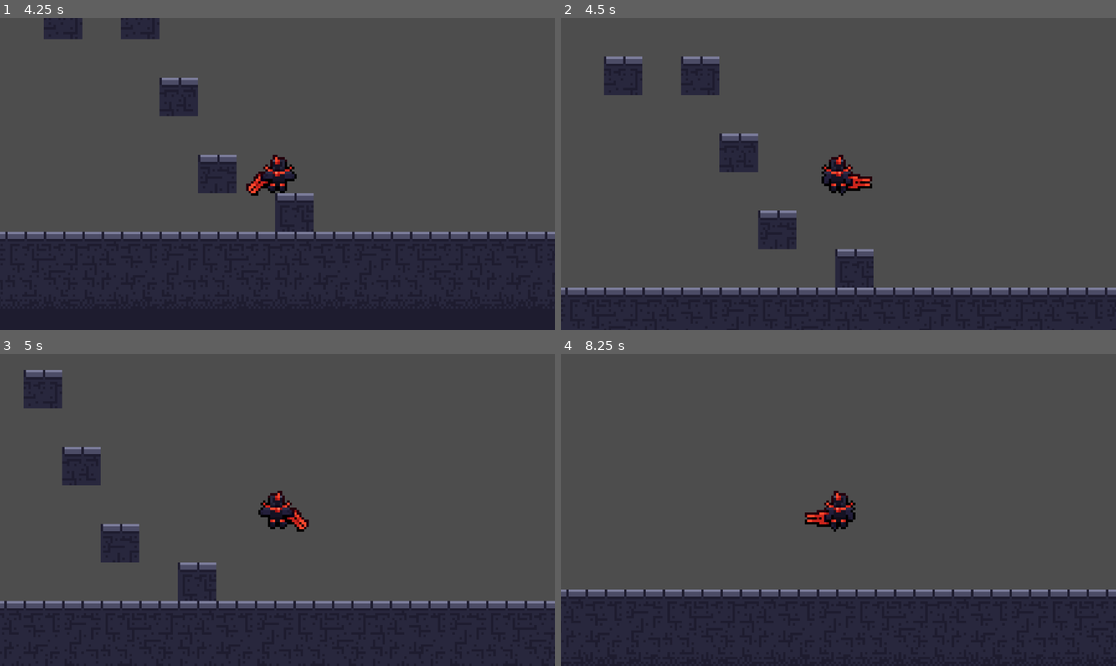
Above: before the commit, frames 1-4 (two rows, left to right).
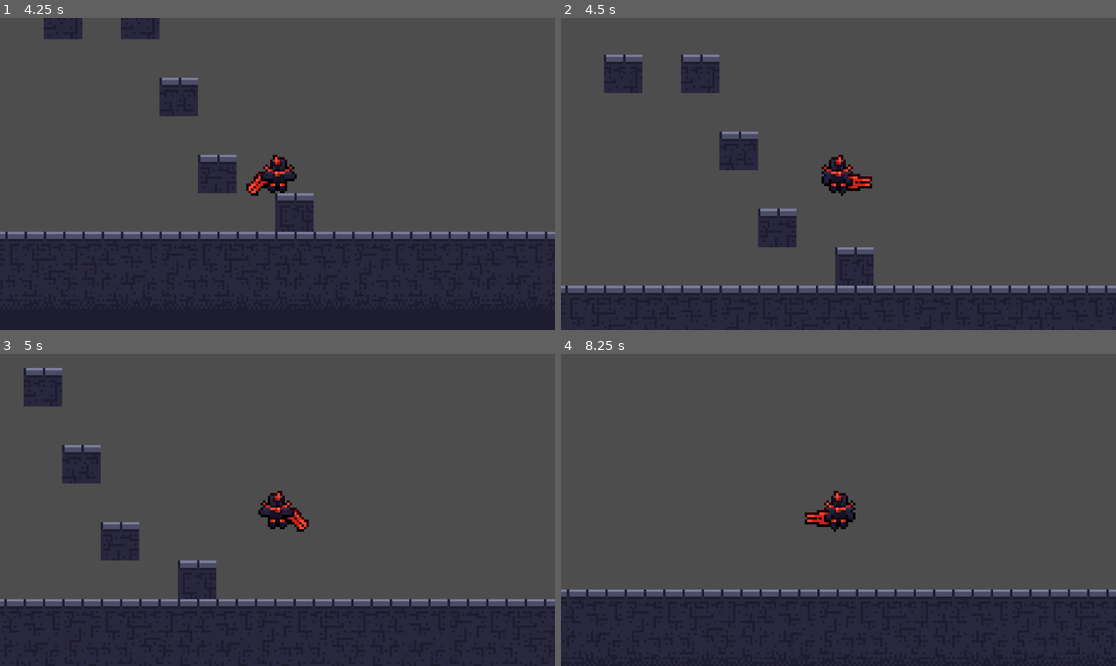
Above: after the commit, the same moments.

Repository: HouseMouse2610/delta-tower-repository
Game: Godot game, scene res://Scenes/node_2d.tscn
The game is run twice, just before and just after one commit, with the same random seed, the same clock (stepped at 60 frames per second) and the same inputs.
Inputs:
- Up to frame 1 (4.25 s): hold D (Right) 0.53-2.03 s; tap Space (Jump) at 0.6, 0.77, 1.07, 1.35, 1.52, 1.82, 2.1, 2.85, 3.02, 3.32, 3.6, 3.77, 4.07 s; hold A (Left) from 2.03 s (still down)
- Up to frame 2 (4.5 s): release A (Left) at 4.28 s; hold D (Right) from 4.28 s (still down); tap Space (Jump) at 4.35 s
- Up to frame 3 (5 s): keep holding D (Right); tap Space (Jump) at 4.52, 4.82 s
- Up to frame 4 (8.25 s): tap Space (Jump) at 5.1, 5.85, 6.02, 6.32, 6.6, 6.77, 7.07, 7.35, 7.52, 7.82, 8.1 s; release D (Right) at 8.03 s; hold A (Left) from 8.03 s (still down)

Frame 1 is identical in both runs. In frame 2, 2.4% of the frame differs, in the area x 0-100%, y 11-89%; in frame 3, 2.4%; in frame 4, 0.1%.

Commit message:
Tirei o problema de paredes grudentas
aquele problema que fazia o personagem parecer um quadrado que precisava ficar no mesmo átomo da parede sumiu, olha que maneiro

Diff:
--- a/Scenes/character_body_2d.tscn
+++ b/Scenes/character_body_2d.tscn
@@ -290,24 +290,24 @@
 "speed": 10.0
 }]
 
-[sub_resource type="RectangleShape2D" id="RectangleShape2D_mrm6q"]
-size = Vector2(7, 14)
+[sub_resource type="CapsuleShape2D" id="CapsuleShape2D_88kja"]
+radius = 3.5
+height = 14.0
 
 [node name="CharacterBody2D" type="CharacterBody2D"]
 script = ExtResource("1_88kja")
 
 [node name="AnimatedSprite2D" type="AnimatedSprite2D" parent="."]
 sprite_frames = SubResource("SpriteFrames_opb2v")
-animation = &"Fall"
+animation = &"Idle"
 autoplay = "Idle"
-frame = 1
-frame_progress = 1.0
 
 [node name="CollisionShape2D" type="CollisionShape2D" parent="."]
 position = Vector2(-0.5, 1)
-shape = SubResource("RectangleShape2D_mrm6q")
+shape = SubResource("CapsuleShape2D_88kja")
 
 [node name="Camera2D" type="Camera2D" parent="."]
+visible = false
 zoom = Vector2(5, 5)
 
 [node name="CoyoteTimer" type="Timer" parent="."]
@@ -318,42 +318,12 @@
 wait_time = 0.12
 one_shot = true
 
-[node name="Left_HeadNudge" type="RayCast2D" parent="."]
-position = Vector2(-4, -6)
-target_position = Vector2(0, -2)
-hit_from_inside = true
-
-[node name="Left_HeadNudge2" type="RayCast2D" parent="."]
-position = Vector2(-2, -6)
-target_position = Vector2(0, -2)
-hit_from_inside = true
-
-[node name="Right_HeadNudge" type="RayCast2D" parent="."]
-position = Vector2(3, -6)
-target_position = Vector2(0, -2)
-hit_from_inside = true
-
-[node name="Right_HeadNudge2" type="RayCast2D" parent="."]
-position = Vector2(1, -6)
-target_position = Vector2(0, -2)
-hit_from_inside = true
-
-[node name="Right_LedgeHop" type="RayCast2D" parent="."]
-position = Vector2(3, 7)
-target_position = Vector2(2, 0)
-hit_from_inside = true
-
-[node name="Right_LedgeHop2" type="RayCast2D" parent="."]
-position = Vector2(3, 3)
-target_position = Vector2(2, 0)
-hit_from_inside = true
-
-[node name="Left_LedgeHop" type="RayCast2D" parent="."]
-position = Vector2(-4, 7)
-target_position = Vector2(-2, 0)
-hit_from_inside = true
-
-[node name="Left_LedgeHop2" type="RayCast2D" parent="."]
-position = Vector2(-4, 3)
-target_position = Vector2(-2, 0)
-hit_from_inside = true
+[node name="RayLeft" type="RayCast2D" parent="."]
+visible = false
+position = Vector2(-4, -8)
+target_position = Vector2(0, -9)
+
+[node name="RayRight" type="RayCast2D" parent="."]
+visible = false
+position = Vector2(3, -8)
+target_position = Vector2(0, -9)
--- a/Scripts/character_body_2d.gd
+++ b/Scripts/character_body_2d.gd
@@ -2,6 +2,10 @@
 
 @onready var CoyoteTimer : Timer = $CoyoteTimer
 @onready var JumpBufferTimer : Timer = $JumpBufferTimer
+@onready var ray_left = $RayLeft
+@onready var ray_right = $RayRight
+
+
 
 @export var SPEED : float = 80.0
 @export var ACCELERATION : float = 1000.0
@@ -13,52 +17,72 @@
 var was_on_floor : bool = false
 
 func _physics_process(delta):
-	var direction = Input.get_axis("Left", "Right")
+	var direction = Input.get_axis("Left", "Right") # Diz que Left é negativo e Right é positivo
 
 
 	if direction != 0:
+		# Caso a Direção seja diferente de 0,ele vai se mover horizontalmente, em que Left se torna X negativo e right se torna  X positivoo
 		velocity.x = move_toward(velocity.x, direction * SPEED, ACCELERATION * delta)
-		if is_on_floor(): $AnimatedSprite2D.play("Run")
+		if is_on_floor(): $AnimatedSprite2D.play("Run") # Caso esteja no chão, equanto se move horizontalmente aplicará a animação run
 	else:
+		# Caso direction for igual a 0 e estiver no chão, aplicará a animação Idle
 		velocity.x = move_toward(velocity.x, 0, FRICTION * delta)
 		if is_on_floor(): $AnimatedSprite2D.play("Idle")
 
-
 	if direction != 0:
+		# Caso a direction for diferente e menor que 0, vira ao contrário
 		$AnimatedSprite2D.flip_h = (direction < 0)
 
+	if not is_on_floor():
+		# Caso não estiver no chão, a posição y será somada a gravidade * delta(por segundo), portanto, a gravidade puxa para baixo
+		velocity.y += GRAVITY * delta
 
-	if not is_on_floor():
-		velocity.y += GRAVITY * delta
-		#
 		if was_on_floor and velocity.y >= 0:
+			# Caso não estiver no chão e a velocidade y for maior ou igual a 0, o coyotetimer começa
 			CoyoteTimer.start()
 
 		if velocity.y > 0:
+			# Caso a velocidade y for maior que 0, aplica a animação fall
 			$AnimatedSprite2D.play("Fall")
 
 
 	if Input.is_action_just_pressed("Jump"):
+		# Caso o input Jump for precionado, o jumpbuffertimer começa
 		JumpBufferTimer.start()
 
 
-
 	if JumpBufferTimer.time_left > 0 and (is_on_floor() or CoyoteTimer.time_left > 0):
+		# Caso o jogador ainda possa pular, a jump force será negativa, e portanto irá para cima, além de aplicar a animação de pulo e encerrar os cronometros
 		velocity.y = -JUMP_FORCE
 		$AnimatedSprite2D.play("Jump")
 		JumpBufferTimer.stop()
 		CoyoteTimer.stop()
 
 
-
 	if is_on_ceiling() and velocity.y < 0:
 		handle_head_nudge()
-
 	was_on_floor = is_on_floor()
 	move_and_slide()
 
+
 func handle_head_nudge():
 
-	var _query = PhysicsRayQueryParameters2D.create(global_position, global_position + Vector2(0 , -20))
 
-	pass
+
+
+	velocity.y = 0
+
+
+
+
+	var _left_hit = ray_left.is_colliding()
+	var _right_hit = ray_right.is_colliding()
+
+	if _left_hit and not _right_hit:
+		global_position.x += 200.0
+		velocity.x = HEAD_NUDGE_SPEED
+
+	elif _right_hit and not _left_hit:
+		global_position.x -= 200.0
+		velocity.x = -HEAD_NUDGE_SPEED
+	print("Bati a cabeça!")
Not shown, added: Sound Assets/Delta Tower Arena Theme Godot.wav.import
Not shown, removed: Sound Assets/Delta Tower MiniBoss Theme Godot.wav.import
Not shown, added: Sound Assets/Delta Tower Arena Theme Godot.wav
